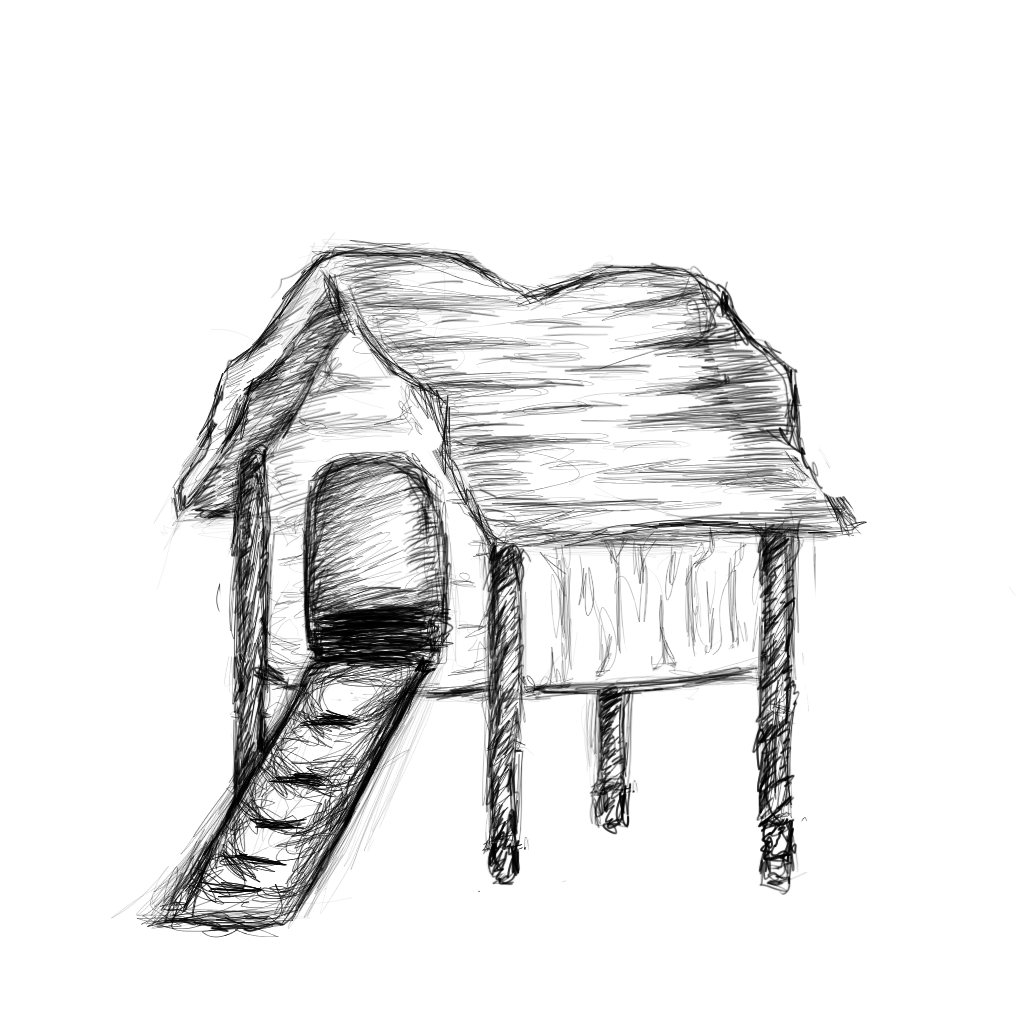
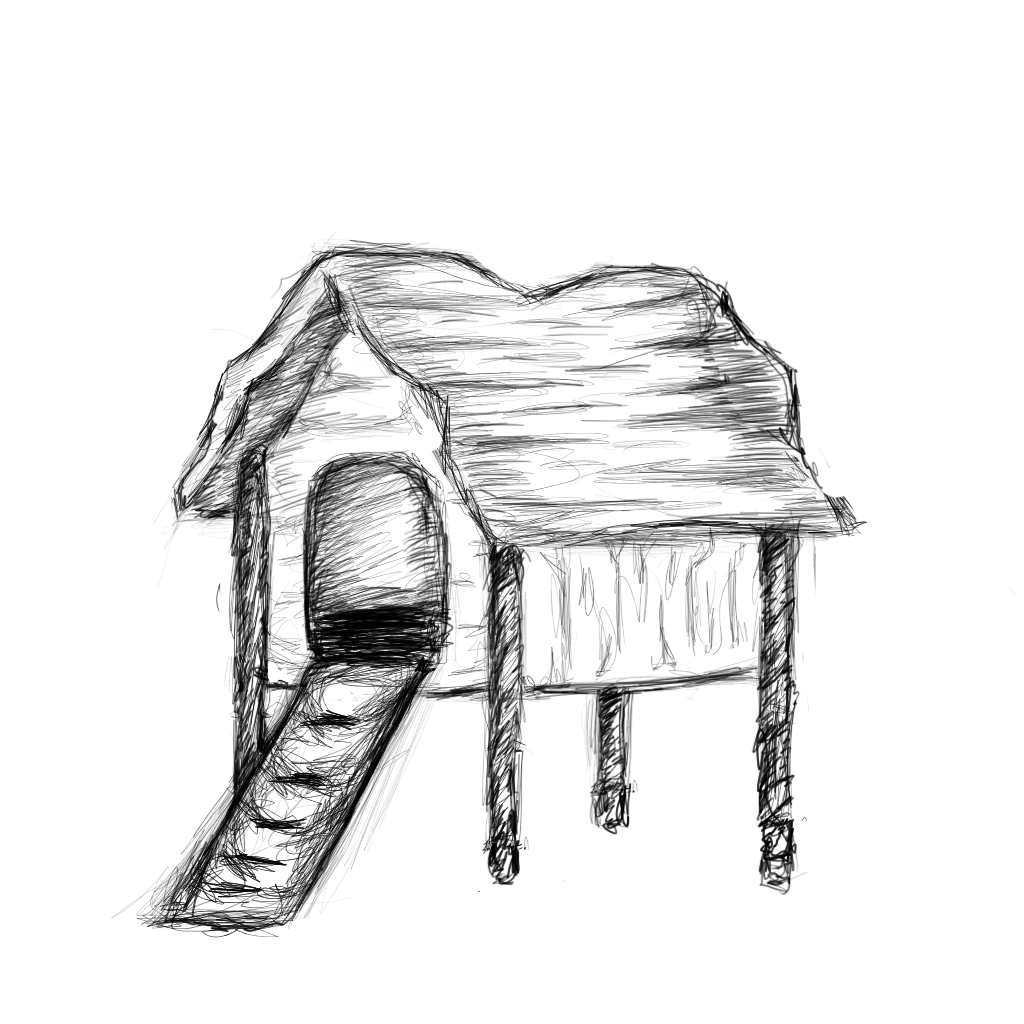
Layered file, before and after one edit (1024×1024). Changes by layer:
painted on "muur voor" over [266, 662, 293, 692]
hid "Background" over [266, 662, 293, 692]
